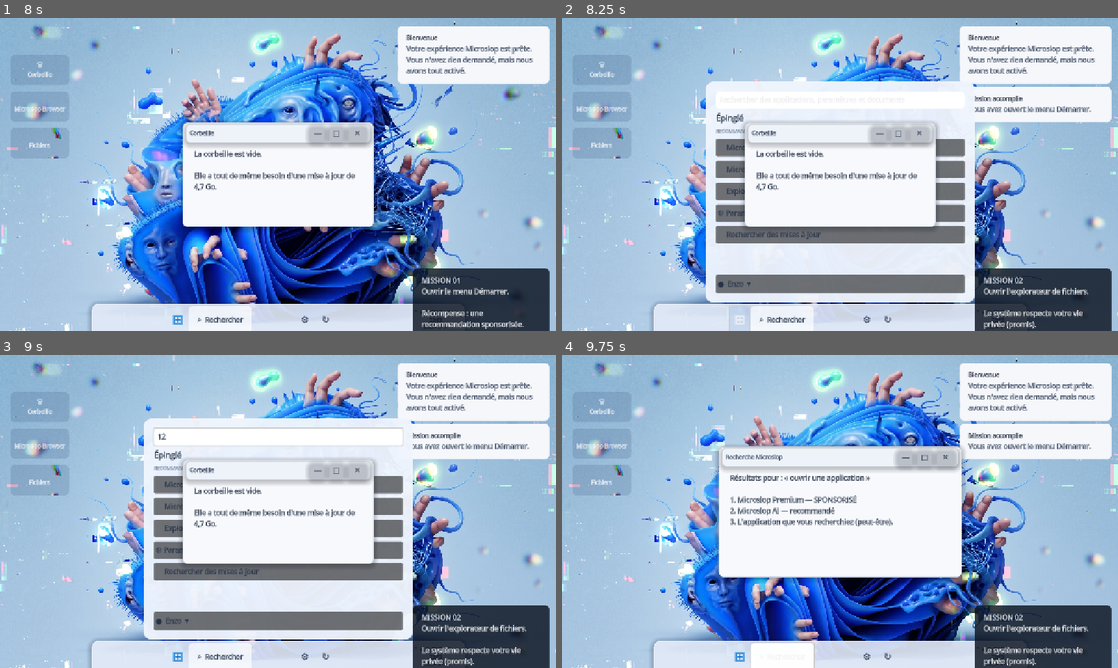
Above: before the commit, frames 1-4 (two rows, left to right).
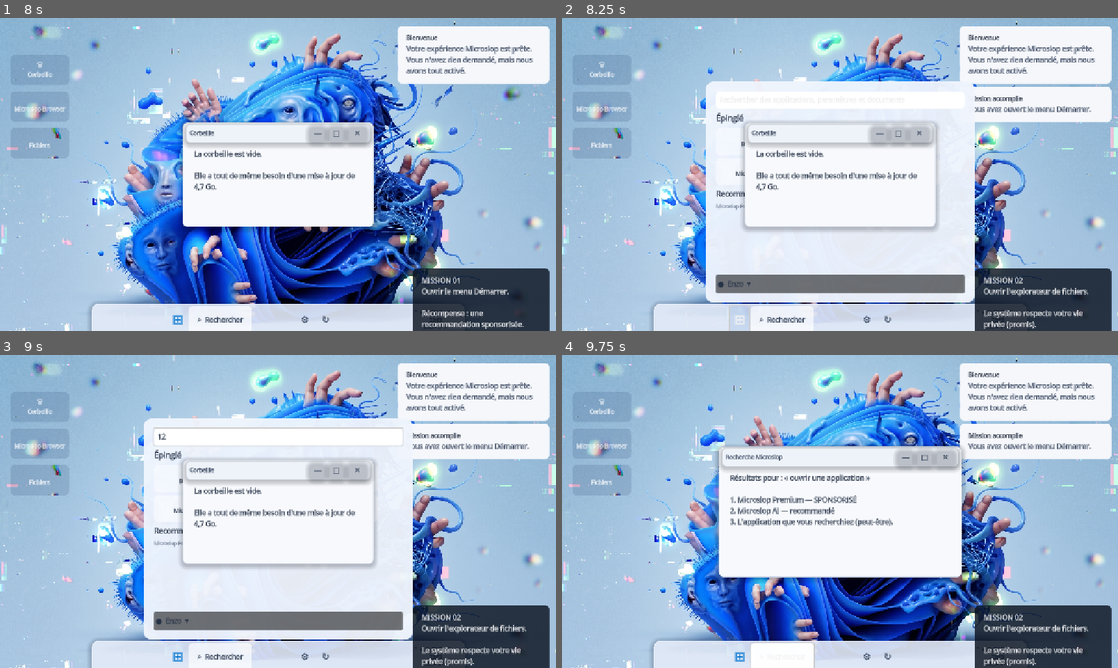
Above: after the commit, the same moments.

Repository: Likounsee/Microslop-Experience
Game: Godot game, scene res://scenes/desktop.tscn
The game is run twice, just before and just after one commit, with the same random seed, the same clock (stepped at 60 frames per second) and the same inputs.
Inputs (mouse positions are in pixels of both pictures, inside the frame that each line leads up to):
- Up to frame 1 (8 s): click "🗑 Corbeille" at 0.5 s; click "🌐 Microslop Browser" at 1.25 s; click "📁 Fichiers" at 2 s; click "—" at 2.75 s; click "□" at 3.5 s; click "✕" at 4.25 s; click "—" at 5 s; click "□" at 5.75 s; click "✕" at 6.5 s; click "—" at 7.25 s
- Up to frame 2 (8.25 s): click "⊞" at 8 s
- Up to frame 3 (9 s): click (278, 436) at 8.77 s; type "12" at 8.85 s
- Up to frame 4 (9.75 s): click "⌕ Rechercher" at 9.5 s

Frame 1 is identical in both runs. In frame 2, 4.8% of the frame differs, in the area x 27-73%, y 35-72%; in frame 3, 4.8%; in frame 4, nothing differs.

Commit message:
Redesign Start menu with Windows 11 pinned app grid

Diff:
--- a/scripts/desktop.gd
+++ b/scripts/desktop.gd
@@ -292,17 +292,29 @@
 	heading.add_theme_color_override("font_color", Color("1d2a40"))
 	layout.add_child(heading)
 
+	var pinned := GridContainer.new()
+	pinned.columns = 3
+	pinned.add_theme_constant_override("h_separation", 6)
+	pinned.add_theme_constant_override("v_separation", 6)
+	layout.add_child(pinned)
+	_add_pinned_app(pinned, "🌐", "Browser", _open_browser)
+	_add_pinned_app(pinned, "📁", "Fichiers", _open_files)
+	_add_pinned_app(pinned, "⚙", "Paramètres", _open_settings)
+	_add_pinned_app(pinned, "✨", "Microslop AI", _open_ai)
+	_add_pinned_app(pinned, "↻", "Mise à jour", _trigger_update)
+	_add_pinned_app(pinned, "🗑", "Corbeille", _open_recycle_bin)
+
+	var recommended := Label.new()
+	recommended.text = "Recommandé"
+	recommended.add_theme_font_size_override("font_size", 17)
+	recommended.add_theme_color_override("font_color", Color("1d2a40"))
+	layout.add_child(recommended)
+
 	var sponsored := Label.new()
-	sponsored.text = "RECOMMANDÉ POUR VOUS · SPONSORISÉ"
+	sponsored.text = "Microslop Premium · SPONSORISÉ · 3 % de productivité en plus"
 	sponsored.add_theme_font_size_override("font_size", 11)
 	sponsored.add_theme_color_override("font_color", Color("68758c"))
 	layout.add_child(sponsored)
-
-	_add_menu_button(layout, "✨ Microslop AI — recommandé", _open_ai)
-	_add_menu_button(layout, "🌐 Microslop Browser", _open_browser)
-	_add_menu_button(layout, "📁 Explorateur de fichiers", _open_files)
-	_add_menu_button(layout, "⚙ Paramètres", _open_settings)
-	_add_menu_button(layout, "🔄 Rechercher des mises à jour", _trigger_update)
 
 	var spacer := Control.new()
 	spacer.size_flags_vertical = Control.SIZE_EXPAND_FILL
@@ -349,6 +361,17 @@
 	_mission_label.autowrap_mode = TextServer.AUTOWRAP_WORD_SMART
 	_mission_label.add_theme_color_override("font_color", Color.WHITE)
 	margin.add_child(_mission_label)
+
+func _add_pinned_app(parent: GridContainer, glyph: String, caption: String, callback: Callable) -> void:
+	var button := Button.new()
+	button.text = "%s\n%s" % [glyph, caption]
+	button.custom_minimum_size = Vector2(168, 62)
+	button.add_theme_font_size_override("font_size", 13)
+	button.add_theme_color_override("font_color", Color("263247"))
+	button.add_theme_stylebox_override("normal", _flat_style(Color(1, 1, 1, 0.46), 10))
+	button.add_theme_stylebox_override("hover", _flat_style(Color(0.78, 0.86, 0.97, 0.92), 10))
+	button.pressed.connect(callback)
+	parent.add_child(button)
 
 func _add_menu_button(parent: VBoxContainer, caption: String, callback: Callable) -> void:
 	var button := Button.new()
